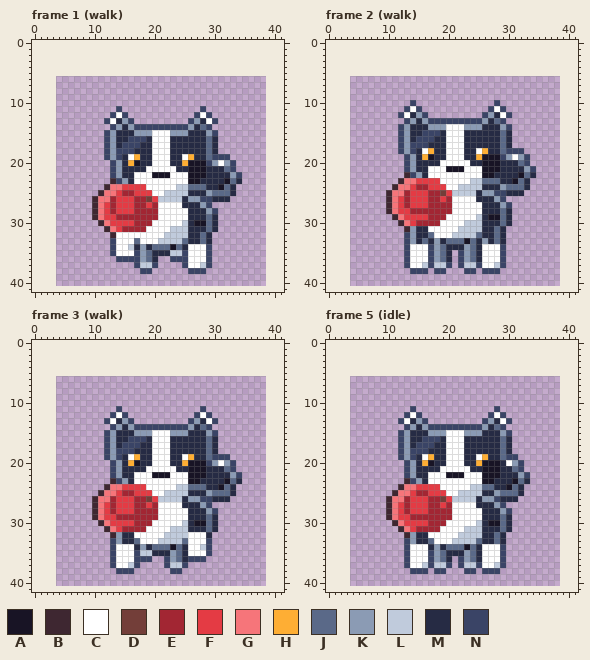
Pixel-art file: art/skins-animals/social-frisbee-dog@88.aseprite. The picture above is the old version.
35x35 pixels, 12 frames. Shown: frame 1 (walk), frame 2 (walk), frame 3 (walk), frame 5 (idle). The old version is drawn lined up with the new one, on the new canvas. The commit also changed other frames, which this record leaves out.
Palette (. is transparent): A #181425  B #3e2731  C #ffffff  D #733e39  E #a22633  F #e43b44  G #f6757a  H #feae34  J #5a6988  K #8b9bb4  L #c0cbdc  M #262b44  N #3a4466
Pixels before, frame 1 (walk), first column x 10:
11 ....N.............N......
12 ...NCN...........NCN.....
13 ..NCMKN.........NKMCN....
14 ...NKMKNNNNNNNNNKMJN.....
15 ..NKMMMKKKCCCKKKMMMKN....
16 ..NKMMNNNMCCCMMMMMMJM....
17 ..NKMNNNMMCCCMMMMMMJM....
18 ..NKNNNMMMCCCMMMMMMJM....
19 ..NKNMCHMMCCCMMCHMMJNNN..
20 ...NKMHAMMCCCMMHAAANKCKN.
21 ...NKMMMMCCCCCMMAAAMMMJN.
22 ...NKMMCCCAAACCCAAAMMMMKN
23 ...BNKMCCCCCCCCCAAMMMMAJM
24 ..BGGFFFFCCCCCLLJJJMMAJM.
25 .BGGFEEFFFCCLLLLMMMKJJJM.
26 BGGEFFFEEDFLLLLMKKNNMMM..
27 BGFEFFFEEFECCCCMMMKN.....
28 BGFEFFFEEEECCCCCMMMKN....
29 BGFFEEEEEEECCCCCMMMJM....
30 .BGFFFFEEECCCCCLMAAJM....
31 ..BGFEEEECCCCLLLMMMJM....
32 ...BCCCCCCCCLLLLMMJM.....
33 ...NCCCJCCCLLLLJMMJM.....
34 ...NCCLMKMJJJAJMCCCN.....
35 ...NCCCNKJMMMLLNCCCN.....
36 ....NNNNKJM..NNNCCCN.....
37 .......NLLN....NCCLN.....
38 ........NN......NNN......
Pixels before, frame 2 (walk), first column x 10:
10 ....N.............N......
11 ...NCN...........NCN.....
12 ..NCMKN.........NKMCN....
13 ...NKMKNNNNNNNNNKMJN.....
14 ..NKMMMKKKCCCKKKMMMKN....
15 ..NKMMNNNMCCCMMMMMMJM....
16 ..NKMNNNMMCCCMMMMMMJM....
17 ..NKNNNMMMCCCMMMMMMJM....
18 ..NKNMCHMMCCCMMCHMMJNNN..
19 ...NKMHAMMCCCMMHAAANKCKN.
20 ...NKMMMMCCCCCMMAAAMMMJN.
21 ...NKMMCCCAAACCCAAAMMMMKN
22 ...BNKMCCCCCCCCCAAMMMMAJM
23 ..BGGFFFFCCCCCLLJJJMMAJM.
24 .BGGFEEFFFCCLLLLMMMKJJJM.
25 BGGEFFFEEDFLLLLMKKNNMMM..
26 BGFEFFFEEFECCCCMMMKN.....
27 BGFEFFFEEEECCCCCMMMKN....
28 BGFFEEEEEEECCCCCMMMJM....
29 .BGFFFFEEECCCCCLMAAJM....
30 ..BGFEEEECCCCLLLMMMJM....
31 ...BKMMCCCCCLLLLMMJM.....
32 ...NKMMJCCCLLLLJMMJM.....
33 ...NKMJMKMJJJAJMKMJM.....
34 ...NCCCNKJMMMKJMCCCN.....
35 ...NCCCNKJM.NKJMCCCN.....
36 ...NCCCNKJM.NKJMCCCN.....
37 ...NCCLNLLN.NLLNCCLN.....
38 ....NNN.NN...NN.NNN......
Pixels before, frame 3 (walk), first column x 10:
11 ....N.............N......
12 ...NCN...........NCN.....
13 ..NCMKN.........NKMCN....
14 ...NKMKNNNNNNNNNKMJN.....
15 ..NKMMMKKKCCCKKKMMMKN....
16 ..NKMMNNNMCCCMMMMMMJM....
17 ..NKMNNNMMCCCMMMMMMJM....
18 ..NKNNNMMMCCCMMMMMMJM....
19 ..NKNMCHMMCCCMMCHMMJNNN..
20 ...NKMHAMMCCCMMHAAANKCKN.
21 ...NKMMMMCCCCCMMAAAMMMJN.
22 ...NKMMCCCAAACCCAAAMMMMKN
23 ...BNKMCCCCCCCCCAAMMMMAJM
24 ..BGGFFFFCCCCCLLJJJMMAJM.
25 .BGGFEEFFFCCLLLLMMMKJJJM.
26 BGGEFFFEEDFLLLLMKKNNMMM..
27 BGFEFFFEEFECCCCMMMKN.....
28 BGFEFFFEEEECCCCCMMMKN....
29 BGFFEEEEEEECCCCCMMMJM....
30 .BGFFFFEEECCCCCLMAAJM....
31 ..BGFEEEECCCCLLLMMMJM....
32 ...BKMMCCCCCLLLLCCCM.....
33 ...NKMMJCCCLLLLJCCCN.....
34 ...NCCCMKMJJJAJMCCLN.....
35 ...NCCCNLLMMMKJMCCCN.....
36 ...NCCCNNN..NKJMNNN......
37 ...NCCLN....NLLN.........
38 ....NNN......NN..........
Pixels before, frame 5 (idle), first column x 10:
11 ....N.............N.....
12 ...NCN...........NCN....
13 ..NCMKN.........NKMCN...
14 ...NKMKNNNNNNNNNKMJN....
15 ..NKMMMKKKCCCKKKMMMKN...
16 ..NKMMNNNMCCCMMMMMMJM...
17 ..NKMNNNMMCCCMMMMMMJM...
18 ..NKNNNMMMCCCMMMMMMJM...
19 ..NKNMCHMMCCCMMCHMMJNN..
20 ...NKMHAMMCCCMMHAAAMCKN.
21 ...NKMMMMCCCCCMMAAAMMJN.
22 ...NKMMCCCAAACCCAAAMMMKN
23 ...BNKMCCCCCCCCCAAMMMAJM
24 ..BGGFFFFCCCCCLLJJMMAJM.
25 .BGGFEEFFFCCLLLLMMKJJJM.
26 BGGEFFFEEDFLLLLMKKNMMM..
27 BGFEFFFEEFECCCCMMMKN....
28 BGFEFFFEEEECCCCCMMMKN...
29 BGFFEEEEEEECCCCCMMMJM...
30 .BGFFFFEEECCCCCLMAAJM...
31 ..BGFEEEECCCCLLLMMMJM...
32 ...BKMMCCCCCLLLLMMJM....
33 ...NKMMJCCCLLLLJMMJM....
34 ...NCCCMKMJJJAJMCCCN....
35 ...NCCCNKJMMMKJMCCCN....
36 ...NCCCNKJM.NKJMCCCN....
37 ...NCCLNLLN.NLLNCCLN....
38 ....NNN.NN...NN.NNN.....
The same view after the edit:
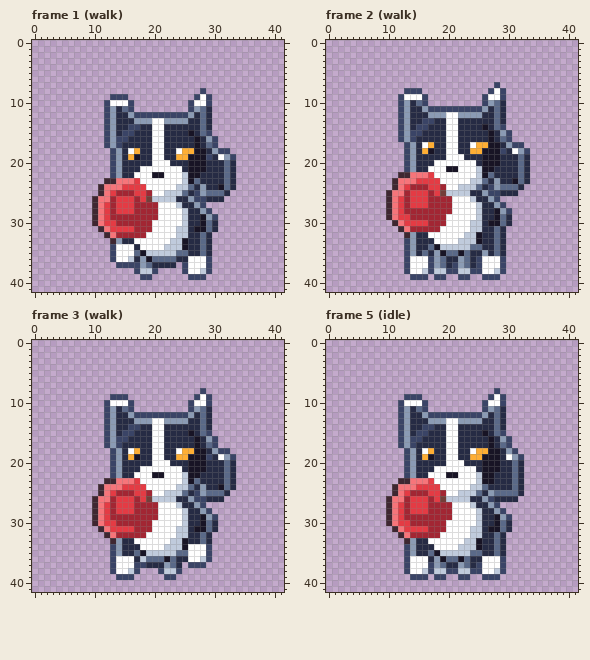
Edits made:
canvas 35x35 -> 42x42, the old top-left corner now at 4,6
Changed rows in their new state; - is an unchanged pixel.
Frame 1 (walk):
first column x 10:
 8 ------------------N------
 9 ---NNN-----------NCN-----
10 --NCCCN---------NCCN-----
11 --NKMJN---------NKJM-----
12 --NKMMKNNNNNNNNNKMJM-----
13 ---K-MMKKKCCKKKKMMJM.----
14 --NKM-N-MMCCMMMMM--M-----
15 -----NNMMM--MMMMA-JN.----
16 ----NNMMM---M----A-KN----
17 ----NMMM----M----A--N----
18 --.NKMCH----M-CHHAAMKNN--
19 --.NK-HA----M-HHAAANMCKN-
20 ------MM-------M---MMMJM-
21 --------C-----C--------M-
22 ------------C--L--M---JM.
23 --B-GGGF-------L-J----JM.
24 -BG--------------MK------
25 ---FE----E-----J-NKJ--M.-
26 --------F-L---M--N-M--.--
27 ---------E----L--KN.-----
28 ---------------L--KN.----
29 ---E-----------L--AKN----
30 BGF-EEE----------M-------
31 -BGF-FF--E---C---AA------
32 --BGEEEEE---CC-----------
33 ---BKMMC---CC--A---------
34 ------C-CCCCLLLAMMJM-----
35 -------JALLLL-JJMMJM-----
36 ---NCCLM-AJJJJMM---------
37 ----NNN-KJMMMM----C------
38 -------NLLN----NCCLN-----
39 --------NN------NNN------
Frame 2 (walk):
first column x 10:
 7 ------------------N------
 8 ---NNN-----------NCN-----
 9 --NCCCN---------NCCN-----
10 --NKMJN---------NKJM-----
11 --NKMMKNNNNNNNNNKMJM-----
12 ---K-MMKKKCCKKKKMMJM.----
13 --NKM-N-MMCCMMMMM--M-----
14 -----NNMMM--MMMMA-JN.----
15 ----NNMMM---M----A-KN----
16 ----NMMM----M----A--N----
17 --.NKMCH----M-CHHAAMKNN--
18 --.NK-HA----M-HHAAANMCKN-
19 ------MM-------M---MMMJM-
20 --------C-----C--------M-
21 ------------C--L--M---JM.
22 --B-GGGF-------L-J----JM.
23 -BG--------------MK------
24 ---FE----E-----J-NKJ--M.-
25 --------F-L---M--N-M--.--
26 ---------E----L--KN.-----
27 ---------------L--KN.----
28 ---E-----------L--AKN----
29 BGF-EEE----------M-------
30 -BGF-FF--E---C---AA------
31 --BGEEEEE---CC-----------
32 ---B---C---CC--A---------
33 ------M-CCCCLLLAM--------
34 ----KMMJALLLLL-JMMJM-----
35 ----KMJM-AJJAJM-KMJM-----
36 -----------MKJMN---------
37 ------C-KJMNKJM---C------
38 ---NCCLNLLNNLL-NCCLN-----
39 ----NNN-NN--NN--NNN------
Frame 3 (walk):
first column x 10:
 8 ------------------N------
 9 ---NNN-----------NCN-----
10 --NCCCN---------NCCN-----
11 --NKMJN---------NKJM-----
12 --NKMMKNNNNNNNNNKMJM-----
13 ---K-MMKKKCCKKKKMMJM.----
14 --NKM-N-MMCCMMMMM--M-----
15 -----NNMMM--MMMMA-JN.----
16 ----NNMMM---M----A-KN----
17 ----NMMM----M----A--N----
18 --.NKMCH----M-CHHAAMKNN--
19 --.NK-HA----M-HHAAANMCKN-
20 ------MM-------M---MMMJM-
21 --------C-----C--------M-
22 ------------C--L--M---JM.
23 --B-GGGF-------L-J----JM.
24 -BG--------------MK------
25 ---FE----E-----J-NKJ--M.-
26 --------F-L---M--N-M--.--
27 ---------E----L--KN.-----
28 ---------------L--KN.----
29 ---E-----------L--AKN----
30 BGF-EEE----------M-------
31 -BGF-FF--E---C---AA------
32 --BGEEEEE---CC--MMJ------
33 ---B---C---CC--AMMJM-----
34 ----KMM-CCCCLLLA--C------
35 ----KMMJA-LLLL-J---------
36 -------MLJJJAJM-CCLN-----
37 ------C-NMMMKJM.NNN------
38 ---NCCLN---NLL-----------
39 ----NNN-----NN-----------
Frame 5 (idle):
first column x 10:
 8 ------------------N-----
 9 ---NNN-----------NCN----
10 --NCCCN---------NCCN----
11 --NKMJN---------NKJM----
12 --NKMMKNNNNNNNNNKMJM----
13 ---K-MMKKKCCKKKKMMJM.---
14 --NKM-N-MMCCMMMMM--M----
15 -----NNMMM--MMMMA-JN.---
16 ----NNMMM---M----A-KN---
17 ----NMMM----M----A--N---
18 --.NKMCH----M-CHHAAMKN--
19 --.NK-HA----M-HHAAAMCKN-
20 ------MM-------M----MJM-
21 --------C-----C-------M-
22 ------------C--L--M--JM.
23 --B-GGGF-------L-----JM.
24 -BG--------------M--M---
25 ---FE----E-----J-KJ-----
26 --------F-L---M--NM-----
27 ---------E----L--KN.----
28 ---------------L--KN.---
29 ---E-----------L--AKN---
30 BGF-EEE----------M------
31 -BGF-FF--E---C---AA-----
32 --BGEEEEE---CC----------
33 ---B---C---CC--A--------
34 ----KMM-CCCCLLLAMMJM----
35 ----KMMJALLLLL-JMMJM----
36 -------M-AJJAJM---------
37 ------C-KJMMKJM---C-----
38 ---NCCLNLLNNLL-NCCLN----
39 ----NNN-NN--NN--NNN-----
